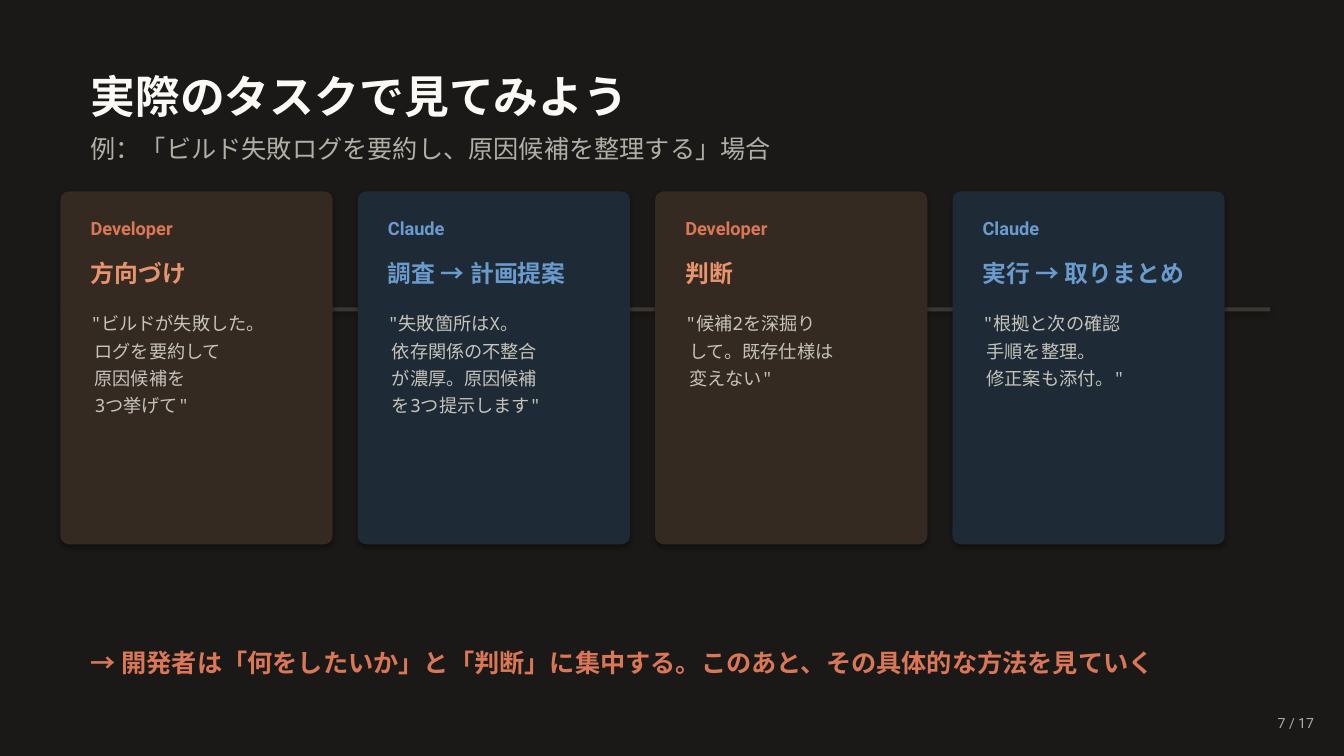
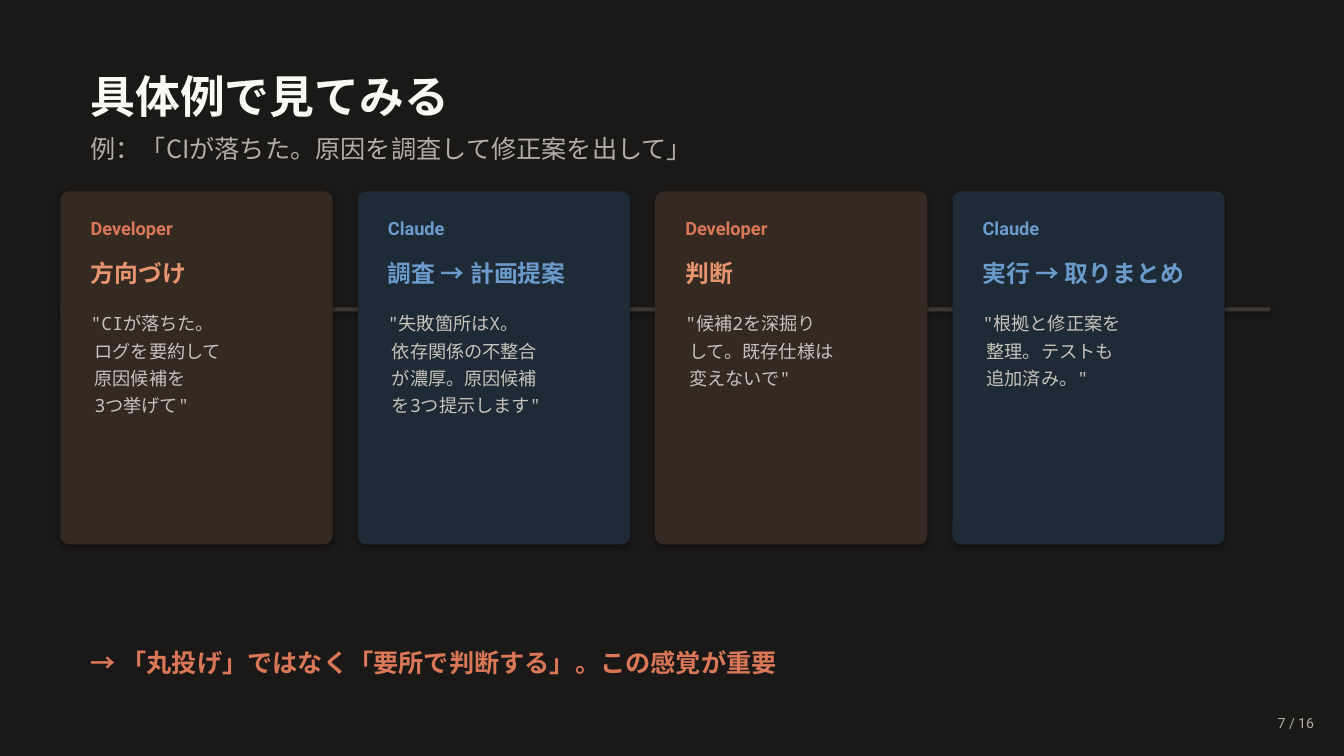
Before and after one commit to Ischca/zenn, a slide deck: slide 7 of slides/session1.pptx. Drawn at 1344x756 pixels with LibreOffice and Linux fonts; fonts in the diff are those of the drawing. Boxes give left, top, right and bottom in pixels: in the first picture for what was removed or moved away, otherwise in the second. Text is boxed around its words. In the diff, an @@ line names an element or a change of style, - is before the commit and + after.

```diff
--- a/slides/session1.pptx
+++ b/slides/session1.pptx
@@ text at bbox=[91, 75, 450, 117]: text changed @@
-実際のタスクで見てみよう
+具体例で見てみる
@@ text at bbox=[91, 136, 693, 160]: text changed @@
-例：「ビルド失敗ログを要約し、原因候補を整理する」場合
+例：「CIが落ちた。原因を調査して修正案を出して」
@@ text at bbox=[91, 315, 222, 414]: text changed @@
-"ビルドが失敗した。
-ログを要約して
-原因候補を
-3つ挙げて"
+"CIが落ちた。
+ログを要約して
+原因候補を
+3つ挙げて"
@@ text at bbox=[685, 314, 833, 387]: text changed @@
-"候補2を深掘り
-して。既存仕様は
-変えない"
+"候補2を深掘り
+して。既存仕様は
+変えないで"
@@ text at bbox=[983, 314, 1121, 387]: text changed @@
-"根拠と次の確認
-手順を整理。
-修正案も添付。"
+"根拠と修正案を
+整理。テストも
+追加済み。"
@@ text at bbox=[121, 650, 776, 675]: text changed @@
-→ 開発者は「何をしたいか」と「判断」に集中する。このあと、その具体的な方法を見ていく
+→ 「丸投げ」ではなく「要所で判断する」。この感覚が重要
@@ text at bbox=[1278, 718, 1314, 728]: text changed @@
-7 / 17
+7 / 16
```
Also in this commit, not shown: 13 other slides changed, 1 slide added, 2 slides removed, 1 other file.
